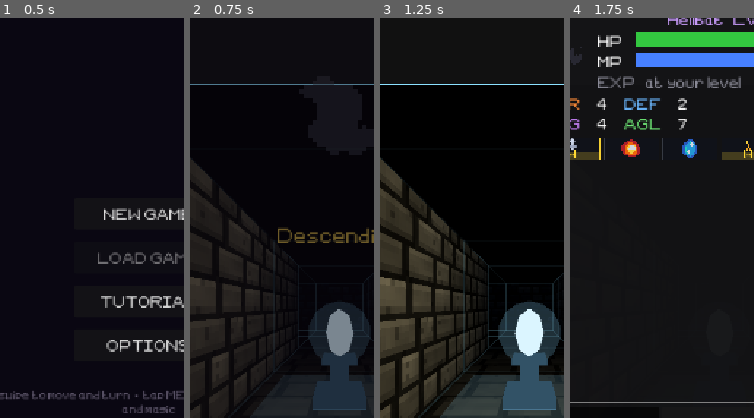
Above: before the commit, frames 1-4 (left to right).
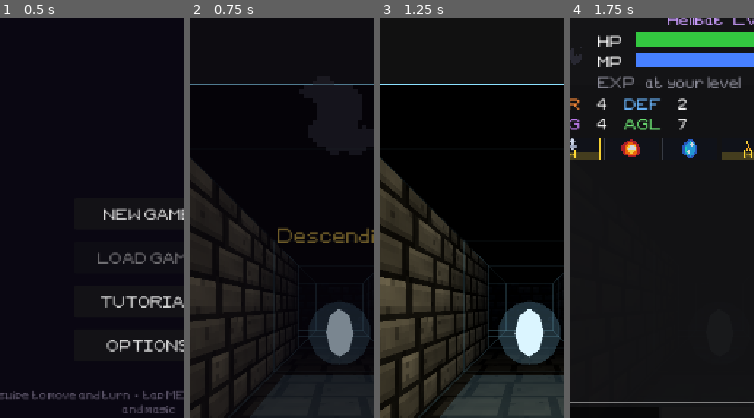
Above: after the commit, the same moments.

Repository: tausiftt5238/four-dragons-deep
Game: Godot game, scene res://scenes/title.tscn
Same seed, same stepped clock (60 frames per second), same inputs: the game is played once before the commit and once after it.
Inputs:
- Up to frame 1 (0.5 s): no input
- Up to frame 2 (0.75 s): click "NEW GAME" at 0.5 s
- Up to frame 3 (1.25 s): no input
- Up to frame 4 (1.75 s): click "Menu" at 1.25 s
The pictures show only the part of the screen within x 9-59%, y 36-86%; the shares and areas given below are measured in that part.

Frame 1 is identical in both runs. In frame 2, 2.0% of the frame differs, in the area x 66-96%, y 83-98%; in frame 3, 3.0%; in frame 4, less than 0.1%.

Commit message:
the orb loses its pedestal and floats over the glow on its own flagstones
with stone under it the glow square is enough to say which cell it's on

Co-Authored-By: Claude Opus 5.5 <noreply@anthropic.com>
Claude-Session: https://claude.ai/code/session_01Uhk3EMYpAHGbVF4A7SC27j

Diff:
--- a/scripts/world/dungeon.gd
+++ b/scripts/world/dungeon.gd
@@ -656,7 +656,7 @@
 # How high the shard hangs. It used to sit at 1.0, which is eye height: dead on
 # the horizon, where the far wall's centre is too, so an orb one cell ahead was
 # drawn on top of the wall two cells ahead and read as being out there with it.
-# Lower, and stood on a plinth, its foot lands on the floor of its own cell.
+# Lower, over a glow on its own flagstones, it reads as standing in its cell.
 const _ORB_HEIGHT: float = 0.72
 
 
@@ -714,10 +714,9 @@
 	spin.tween_property(core, "rotation:y", TAU, 6.0).from(0.0)
 
 
-# What ties the orb to its cell: a plinth up to the shard and a pale square of
-# light on the floor under it. Perspective does the rest — the square sits on
-# the grid line you would walk over, so the eye can count the cells to it the
-# same way it counts them on the minimap.
+# What ties the orb to its cell: a pale square of light on the floor under it.
+# Perspective does the rest — the square sits on the flagstones you would walk
+# over, so the eye can count the cells to it the same way it does on the map.
 func _add_orb_footing(base: Node3D) -> void:
 	var glow_mat: StandardMaterial3D = StandardMaterial3D.new()
 	glow_mat.shading_mode = BaseMaterial3D.SHADING_MODE_UNSHADED
@@ -726,15 +725,6 @@
 	glow_mat.albedo_color = Color(0.55, 0.85, 1.0, 0.16)
 	_add_box_child(base, Vector3(0.0, 0.012, 0.0),
 			Vector3(CELL_SIZE * 0.80, 0.01, CELL_SIZE * 0.80), glow_mat)
-
-	var stone_mat: StandardMaterial3D = StandardMaterial3D.new()
-	stone_mat.shading_mode = BaseMaterial3D.SHADING_MODE_UNSHADED
-	stone_mat.albedo_color = Color(0.20, 0.32, 0.40)
-	# A wide foot and a narrow neck, so the silhouette is a plinth and not a
-	# post the shard happens to be floating in front of.
-	_add_box_child(base, Vector3(0.0, 0.06, 0.0), Vector3(0.52, 0.12, 0.52), stone_mat)
-	_add_box_child(base, Vector3(0.0, 0.26, 0.0), Vector3(0.20, 0.30, 0.20), stone_mat)
-	_add_box_child(base, Vector3(0.0, 0.44, 0.0), Vector3(0.36, 0.06, 0.36), stone_mat)
 
 
 # ── Caches ────────────────────────────────────────────────────────────────────
Binary file changed: resources/tutorial/combat.png
Binary file changed: resources/tutorial/dragon.png
Binary file changed: resources/tutorial/explore.png
Binary file changed: resources/tutorial/key.png
Binary file changed: resources/tutorial/orb.png
Binary file changed: resources/tutorial/party.png
Binary file changed: resources/tutorial/talk.png
